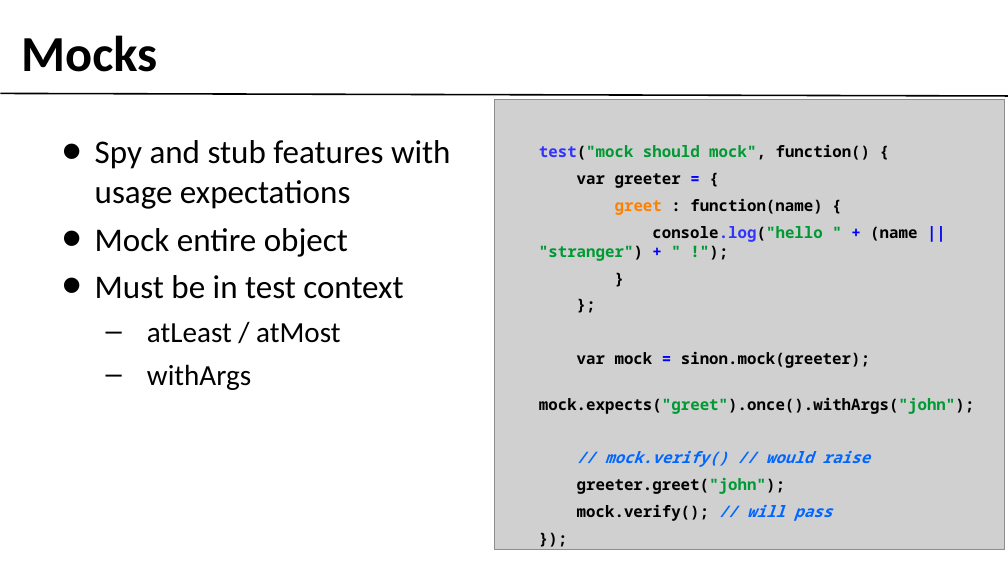
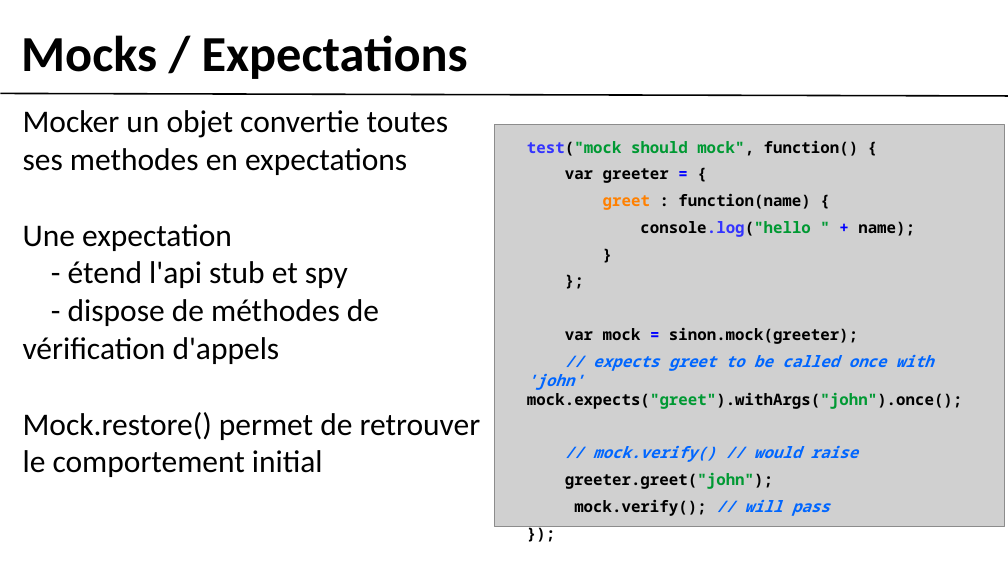
Before and after one commit to gobengo/devoxx-panorama-js-testing, a slide deck: slide 6 of doc/sinonjs_part.ppt. Drawn at 1008x567 pixels with LibreOffice and Linux fonts; fonts in the diff are those of the drawing; grey boxes stand for pictures; background and template pictures are left out. Boxes give left, top, right and bottom in pixels: in the first picture for what was removed or moved away, otherwise in the second. Text is boxed around its words. In the diff, an @@ line names an element or a change of style, - is before the commit and + after.

Commit message:
sinon prez - relecture 1 done.

```diff
--- a/doc/sinonjs_part.ppt
+++ b/doc/sinonjs_part.ppt
@@ text at [21, 35, 468, 79]: text changed @@
-Mocks
+Mocks / Expectations
@@ text added at [23, 110, 481, 477], 40 pt, text #000000 @@
+Mocker un objet convertie toutes ses methodes en expectations
+Une expectation
+- étend l'api stub et spy
+- dispose de méthodes de vérification d'appels
+Mock.restore() permet de retrouver le comportement initial
@@ text removed at [95, 140, 451, 390] @@
-• Spy and stub features with usage expectations
-• Mock entire object
-• Must be in test context
-  – atLeast / atMost
-  – withArgs
@@ picture: place and size @@
-picture at [495, 100, 1005, 549]
+picture at [495, 124, 1005, 527]
@@ text "test("mock should mock", function() {": place and size @@
-text "test("mock should mock", function() {" at [539, 145, 974, 521]
+text "test("mock should mock", function() {" at [527, 141, 962, 489]
@@ text at [640, 221, 915, 237]: text changed; text colour #009933 to #000000 @@
-console.log("hello " + (name || "stranger") + " !");
+console.log("hello " + name);
@@ text at [527, 355, 962, 409]: text changed; text colour #000000 to #0066FF @@
-mock.expects("greet").once().withArgs("john");
+// expects greet to be called once with 'john' mock.expects("greet").withArgs("john").once();
```
Also in this commit, not shown: 8 other slides changed, 5 slides added, 4 slides removed, 2 other files.
